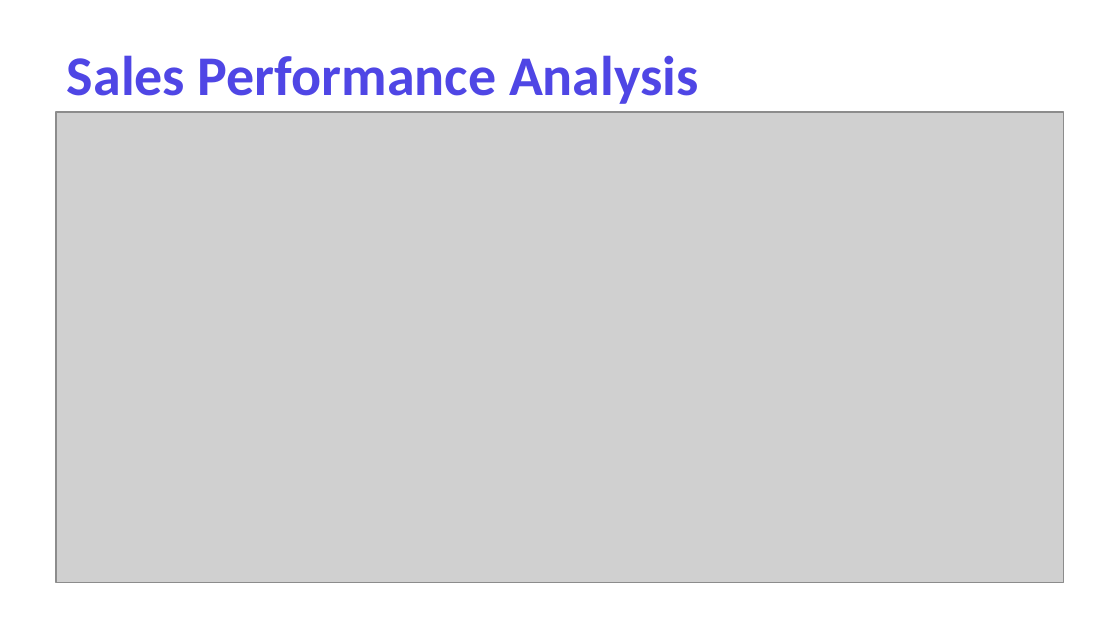
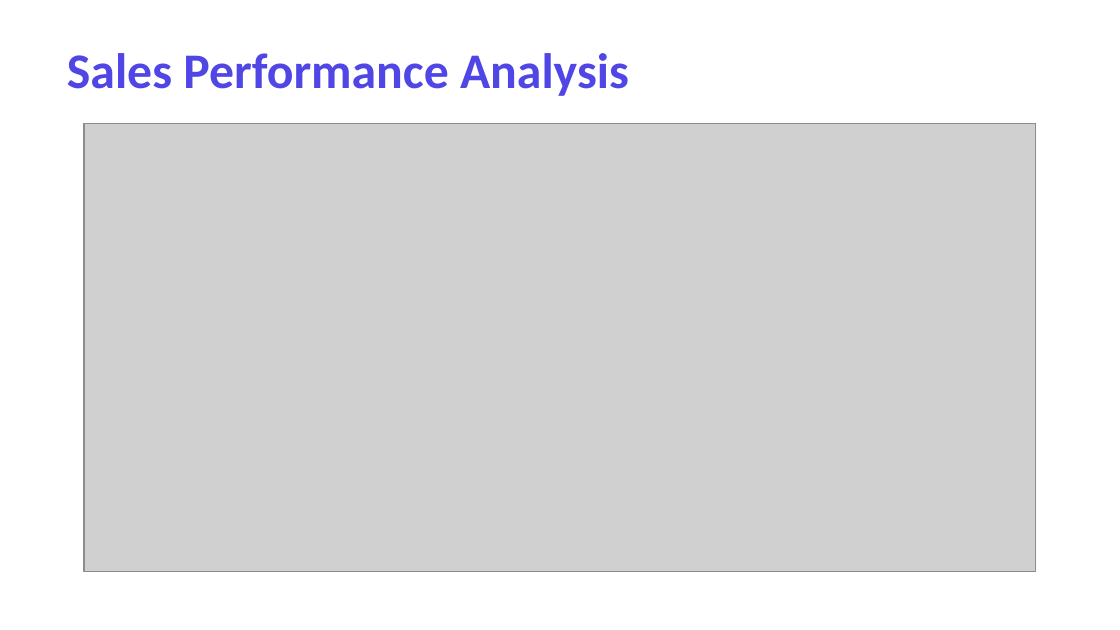
Before and after one commit to Rahul-1404/Algorithms, a slide deck: slide 2 of samples/DEMO_PRESENTATION.pptx (slide 3 before the commit). Drawn at 1120x630 pixels with LibreOffice and Linux fonts; fonts in the diff are those of the drawing; grey boxes stand for pictures. Boxes give left, top, right and bottom in pixels: in the first picture for what was removed or moved away, otherwise in the second. Text is boxed around its words. In the diff, an @@ line names an element or a change of style, - is before the commit and + after.

```diff
--- a/samples/DEMO_PRESENTATION.pptx
+++ b/samples/DEMO_PRESENTATION.pptx
@@ text "Sales Performance Analysis" at (67, 53, 629, 96): size 36 to 32 pt @@
@@ picture: place and size @@
-picture at (56, 112, 1064, 582)
+picture at (84, 123, 1036, 571)
```
Also in this commit, not shown: 4 other slides changed, 2 slides added, 3 slides removed, 1 other file.
